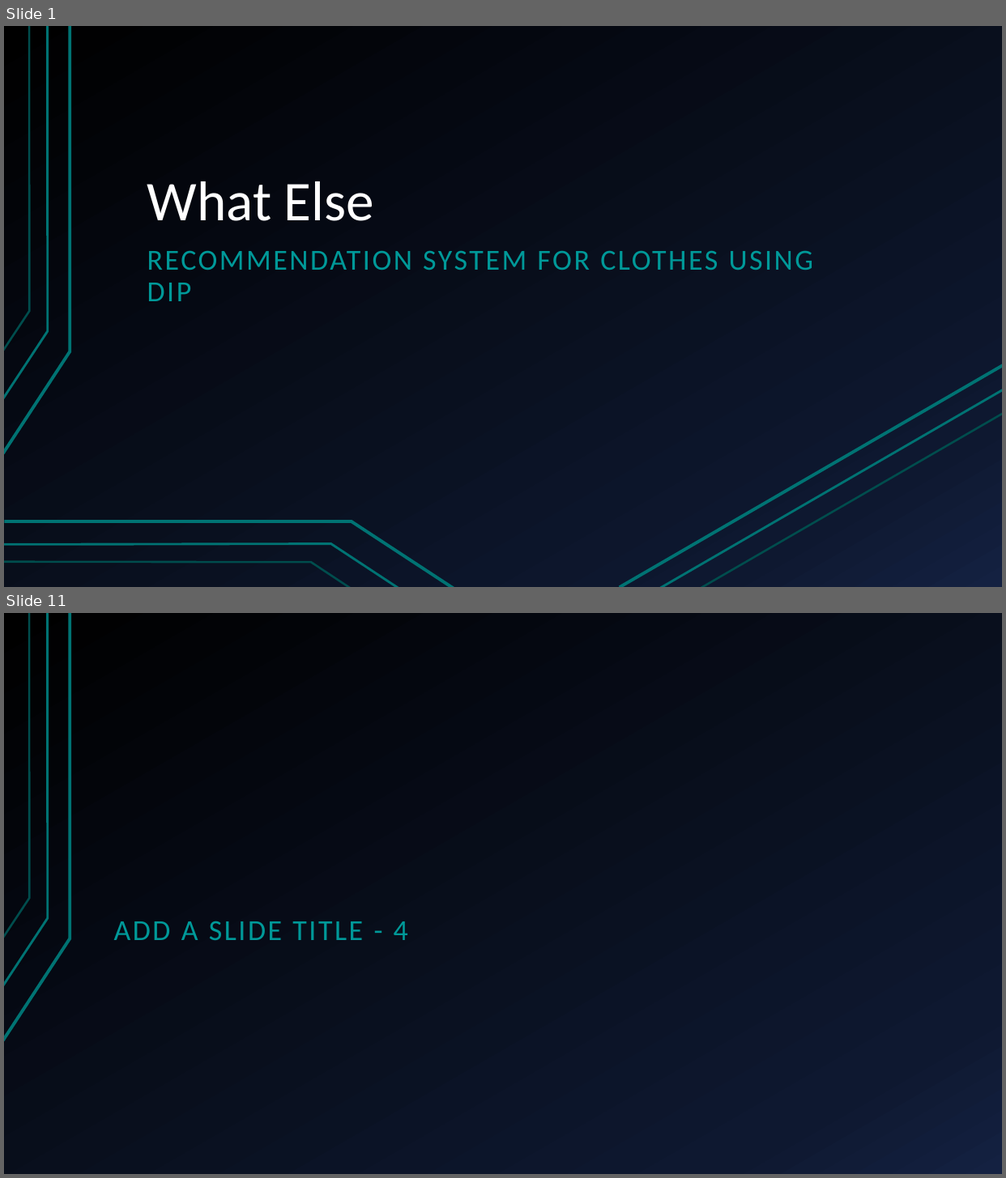
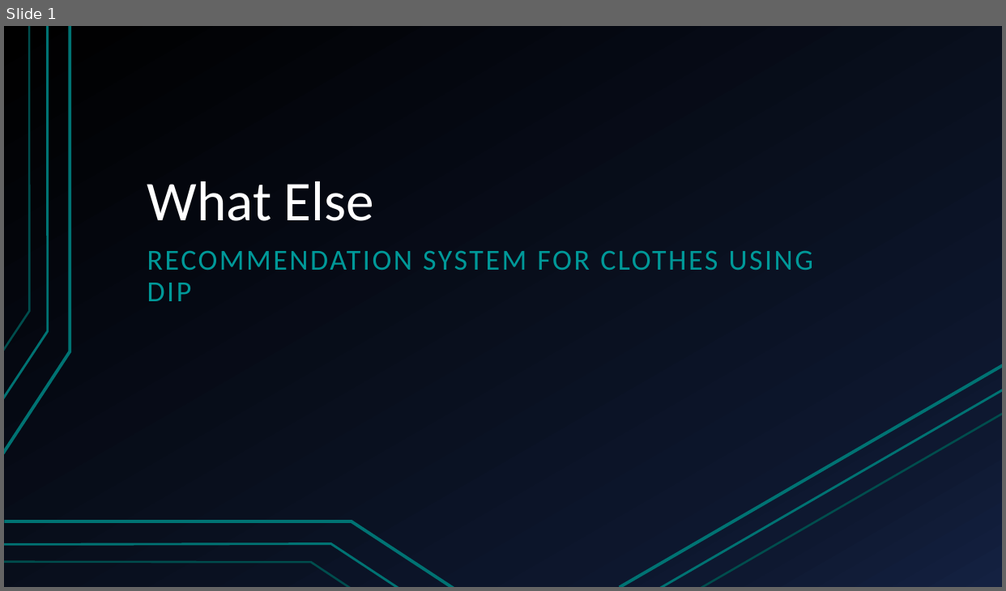
Before and after one commit to shakaibsaleem/FYP, a slide deck: eval1pres.pptx. Shown one above the other, each under a label of ours: slides 1 and 11 before the commit, slide 1 after it; the slides between them are not shown. The pictures are 1006x1178 and 1006x591 pixels, drawn with LibreOffice and Linux fonts; fonts in the diff are those of the drawing. Boxes give left, top, right and bottom in pixels: in the first picture for what was removed or moved away, otherwise in the second. Text is boxed around its words. In the diff, an @@ line names an element or a change of style, - is before the commit and + after.

```diff
--- a/eval1pres.pptx
+++ b/eval1pres.pptx
@@ slide 11 removed at <box>4,613,1002,1174</box>, background gradient #000000 to #0F1931 to #142242; not listed: 3 template elements that a slide beside it also shows @@
@@ title removed at <box>114,921,408,940</box> @@
-ADD A SLIDE TITLE - 4
```
Also in this commit, not shown: 1 slide changed, 4 slides added, 9 other slides removed.
